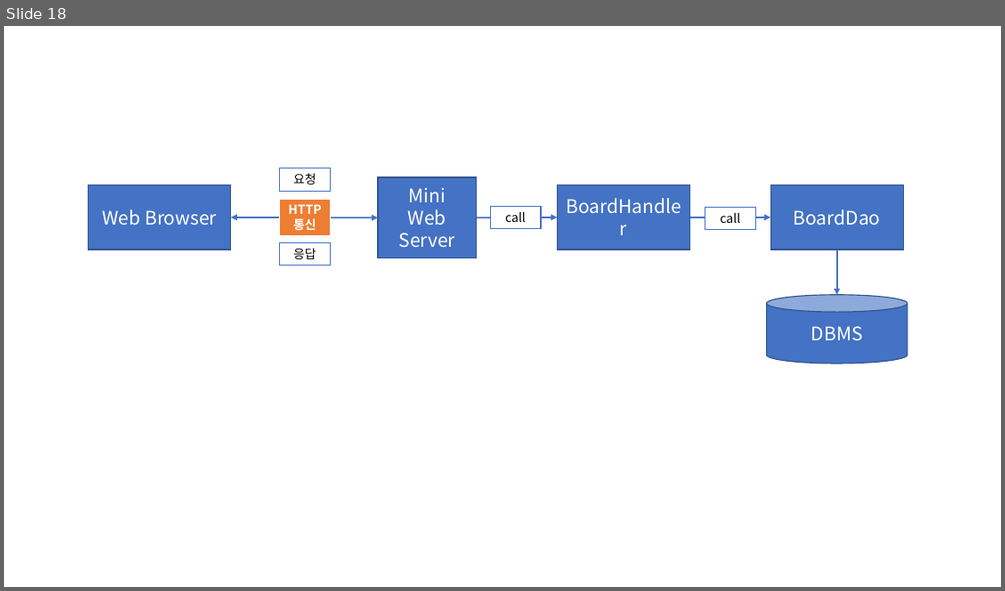
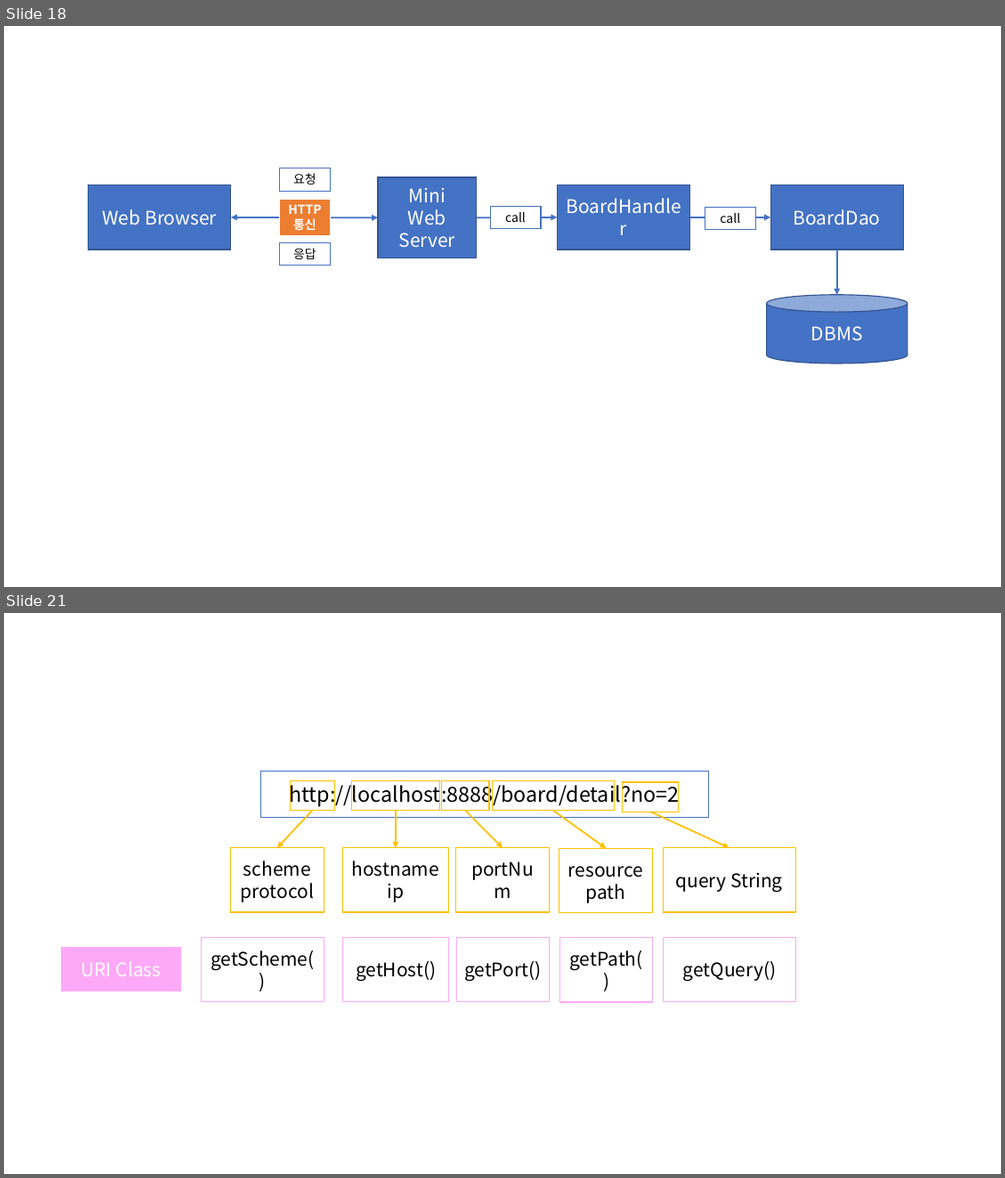
Before and after one commit to Dingadung/2022-study-workspace, a slide deck: study-note/자바/2022-09-15 내용정리.pptx. Shown one above the other, each under a label of ours: slide 18 before the commit, slides 18 and 21 after it; the slides between them are not shown. The pictures are 1005x591 and 1005x1178 pixels, drawn with LibreOffice and Linux fonts; fonts in the diff are those of the drawing. Boxes give left, top, right and bottom in pixels: in the first picture for what was removed or moved away, otherwise in the second. Text is boxed around its words. In the diff, an @@ line names an element or a change of style, - is before the commit and + after.

```diff
--- a/study-note/자바/2022-09-15 내용정리.pptx
+++ b/study-note/자바/2022-09-15 내용정리.pptx
@@ slide 21 added at <box>4,613,1001,1174</box>, background #FFFFFF @@
@@ rectangle added at <box>260,771,708,818</box>, fill #FFFFFF, outline #4472C4 1 pt, 20 pt, text #000000 @@
+http://localhost:8888/board/detail?no=2
@@ rectangle added at <box>291,780,334,811</box>, outline #FFC000 1 pt @@
@@ rectangle added at <box>352,780,440,811</box>, outline #FFC000 1 pt @@
@@ rectangle added at <box>442,780,489,811</box>, outline #FFC000 1 pt @@
@@ rectangle added at <box>493,780,615,811</box>, outline #FFC000 1 pt @@
@@ rectangle added at <box>623,782,679,811</box>, outline #FFC000 1 pt @@
@@ arrow added from (312, 811) to (277, 848), #FFC000 1.5 pt @@
@@ arrow added from (396, 811) to (396, 848), #FFC000 1.5 pt @@
@@ arrow added from (465, 811) to (502, 848), #FFC000 1.5 pt @@
@@ arrow added from (553, 811) to (606, 849), #FFC000 1.5 pt @@
@@ arrow added from (651, 811) to (729, 848), #FFC000 1.5 pt @@
@@ rectangle added at <box>231,848,324,912</box>, fill #FFFFFF, outline #FFC000 1 pt, 18 pt, text #000000 @@
+scheme
+protocol
@@ rectangle added at <box>343,848,449,912</box>, fill #FFFFFF, outline #FFC000 1 pt, 18 pt, text #000000 @@
+hostname
+ip
@@ rectangle added at <box>455,848,549,912</box>, fill #FFFFFF, outline #FFC000 1 pt, 18 pt, text #000000 @@
+portNum
@@ rectangle added at <box>559,849,652,913</box>, fill #FFFFFF, outline #FFC000 1 pt, 18 pt, text #000000 @@
+resource path
@@ rectangle added at <box>663,848,796,912</box>, fill #FFFFFF, outline #FFC000 1 pt, 18 pt, text #000000 @@
+query String
@@ rectangle added at <box>60,947,183,993</box>, fill #FDA9F7, outline #FFFFFF 1.5 pt, 18 pt, text #FFFFFF @@
+URI Class
@@ rectangle added at <box>202,938,324,1002</box>, fill #FFFFFF, outline #FDA9F7 1 pt, 18 pt, text #000000 @@
+getScheme()
@@ rectangle added at <box>343,938,449,1002</box>, fill #FFFFFF, outline #FDA9F7 1 pt, 18 pt, text #000000 @@
+getHost()
@@ rectangle added at <box>456,938,550,1002</box>, fill #FFFFFF, outline #FDA9F7 1 pt, 18 pt, text #000000 @@
+getPort()
@@ rectangle added at <box>559,938,652,1002</box>, fill #FFFFFF, outline #FDA9F7 1 pt, 18 pt, text #000000 @@
+getPath()
@@ rectangle added at <box>663,938,797,1002</box>, fill #FFFFFF, outline #FDA9F7 1 pt, 18 pt, text #000000 @@
+getQuery()
```
Also in this commit, not shown: 1 slide changed, 4 other slides added, 3 slides removed, 1 other file.
